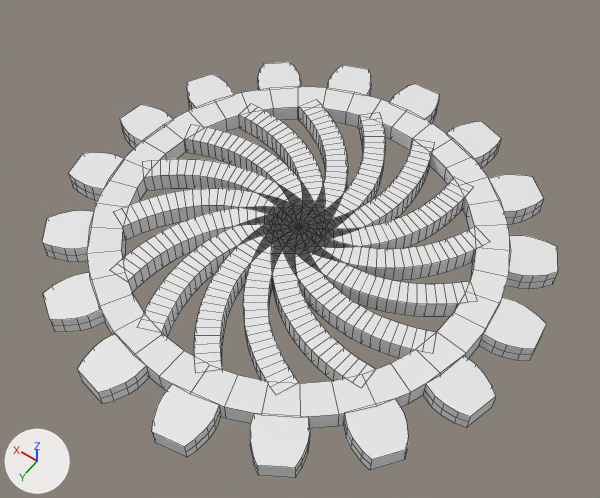
The Blender file gear_1.blend as it was, and as the next commit left it.
One viewpoint serves both versions: a 50 mm camera at (-0.399, 0.557, 0.856) aimed at (-0.021, 0.026, 0.023). Arrows for +X, +Y and +Z are at lower left; the lights stay in place. Mesh edges are drawn as thin lines.
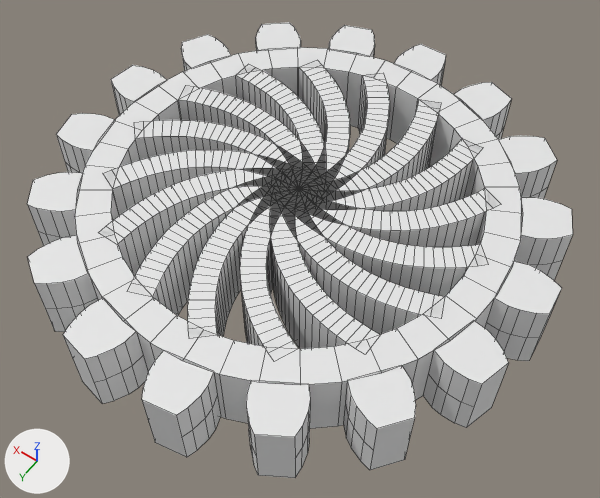
Where the newer file only moved an object's origin or applied its transform, the numbers keep the older frame.

Edits to the scene script, one JSON object a line:
```json
{"block": "me_cube_001", "where": "# used by ob_tooth; location = (0.0, 0.0, 0.0); scale = (0.027, 0.027, 0.027)"}
{"op": "remove", "block": "me_cube_001", "code": "me_cube_001.from_pydata(...)  # 30 vertices, 20 faces; spans x -1.13..1.13, y -0.03..2.14, z 0.0..1.0"}
{"op": "add", "block": "me_cube_001", "code": "me_cube_001.from_pydata(...)  # 510 vertices, 340 faces; spans x -0.33..0.33, y -0.33..0.33, z 0.0..0.1"}
{"block": "me_cube_001", "change": "me_cube_001 part 1: 30 vertices removed from x -1.13..1.13, y -0.03..2.14, z 0.0..1.0; 510 vertices added at x -0.33..0.33, y -0.33..0.33, z 0.0..0.1"}
{"block": "me_circle_003", "where": "me_circle_003.from_pydata(...)  # 160 vertices, 160 faces; spans x -1.0..1.0, y -1.0..1.0, z 0.0..0.1"}
{"block": "me_circle_003", "where": "# used by ob_circle; location = (0.0, 0.0, 0.0); scale = (0.27, 0.27, 0.27)"}
{"block": "me_circle_003", "change": "me_circle_003 part 2: the whole mesh is scaled about its middle by (0.27, 0.27, 1.04)"}
{"block": "me_mesh", "where": "me_mesh.from_pydata(...)  # 1537 vertices, 1504 faces, 1 loose edge; spans x -0.243..0.243, y -0.243..0.243, z 0.0..0.027"}
{"block": "me_mesh", "where": "# used by ob_nurbspath_001; location = (0.0, 0.0, 0.0); rotation_euler = (0.0, 0.0, 1.571), in degrees (0, 0, 90)"}
{"block": "me_mesh", "change": "me_mesh part 3: the whole mesh is scaled about the mesh origin by (1, 1, 3.7)"}
{"op": "set", "path": "ob_tooth.scale", "old": "(0.027, 0.027, 0.027)", "new": "(1.0, 1.0, 1.0)"}
{"op": "remove", "block": "ob_tooth", "code": "_m = ob_tooth.modifiers.new('Array', 'ARRAY')"}
{"op": "remove", "block": "ob_tooth", "code": "_m.count = 17"}
{"op": "remove", "block": "ob_tooth", "code": "_m.use_constant_offset = True"}
{"op": "remove", "block": "ob_tooth", "code": "_m.constant_offset_displace = (1.44, 0.0, 0.0)"}
{"op": "remove", "block": "ob_tooth", "code": "_m = ob_tooth.modifiers.new('Curve', 'CURVE')"}
{"op": "remove", "block": "ob_tooth", "code": "_m.object = ob_nurbscircle"}
{"op": "set", "path": "ob_circle.scale", "old": "(0.27, 0.27, 0.27)", "new": "(1.0, 1.0, 1.0)"}
```

Boxes (x1, y1, x2, y2) around the edits, measured in the pictures (600 x 498 px):
```json
{"object": "NurbsPath.001", "change": "mesh rescaled", "before": [110, 99, 490, 395], "after": [100, 62, 497, 356]}
{"object": "Tooth", "change": "reshaped, rescaled, modifiers changed", "before": [42, 62, 558, 478], "after": [27, 22, 573, 478], "on screen": "10% taller"}
{"object": "Circle", "change": "rescaled", "before": [87, 86, 511, 428], "after": [75, 47, 523, 428], "on screen": "11% taller"}
```
